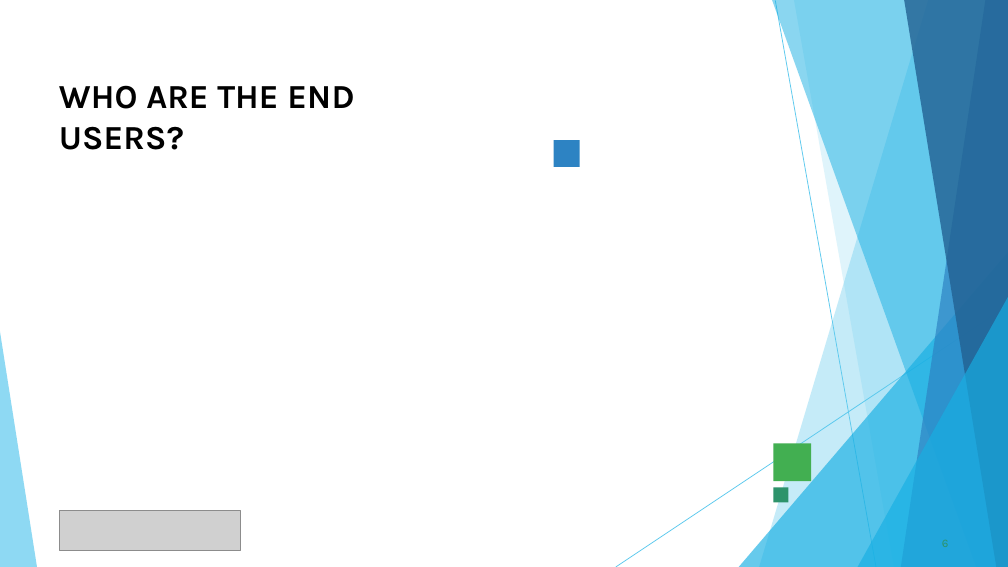
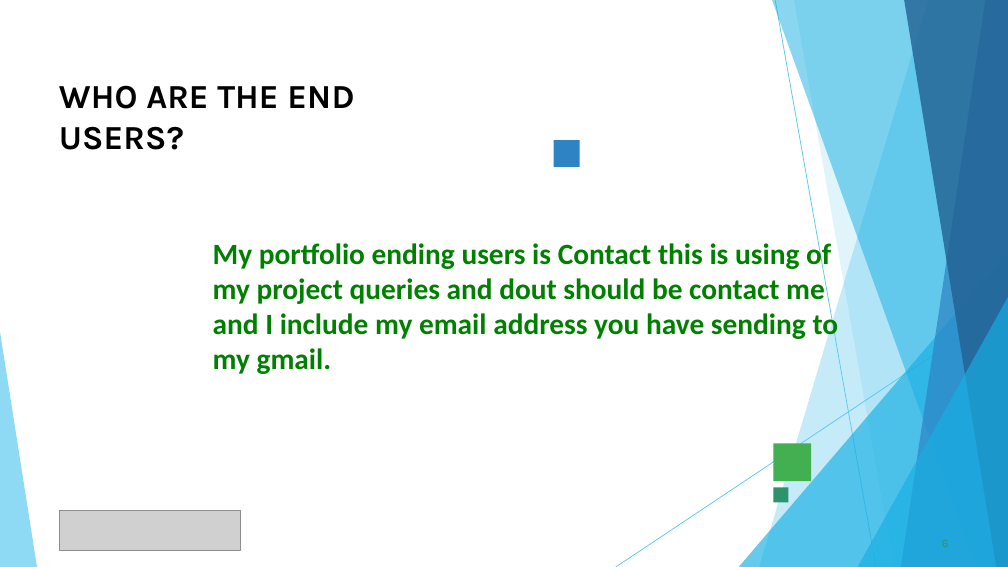
Before and after one commit to reshma225217/TNSDC-FWD-DigitalPortfoli, a slide deck: slide 6 of PPT FWD TNSDC 2025.pptx. Drawn at 1008x567 pixels with LibreOffice and Linux fonts; fonts in the diff are those of the drawing; grey boxes stand for pictures. Boxes give left, top, right and bottom in pixels: in the first picture for what was removed or moved away, otherwise in the second. Text is boxed around its words. In the diff, an @@ line names an element or a change of style, - is before the commit and + after.

```diff
--- a/PPT FWD TNSDC 2025.pptx
+++ b/PPT FWD TNSDC 2025.pptx
@@ text added at bbox=[213, 239, 839, 374], 28 pt, text #008000, bold @@
+My portfolio ending users is Contact this is using of my project queries and dout should be contact me and I include my email address you have sending to my gmail.
```
Also in this commit, not shown: 8 other slides changed, 1 slide added, 1 slide removed.
